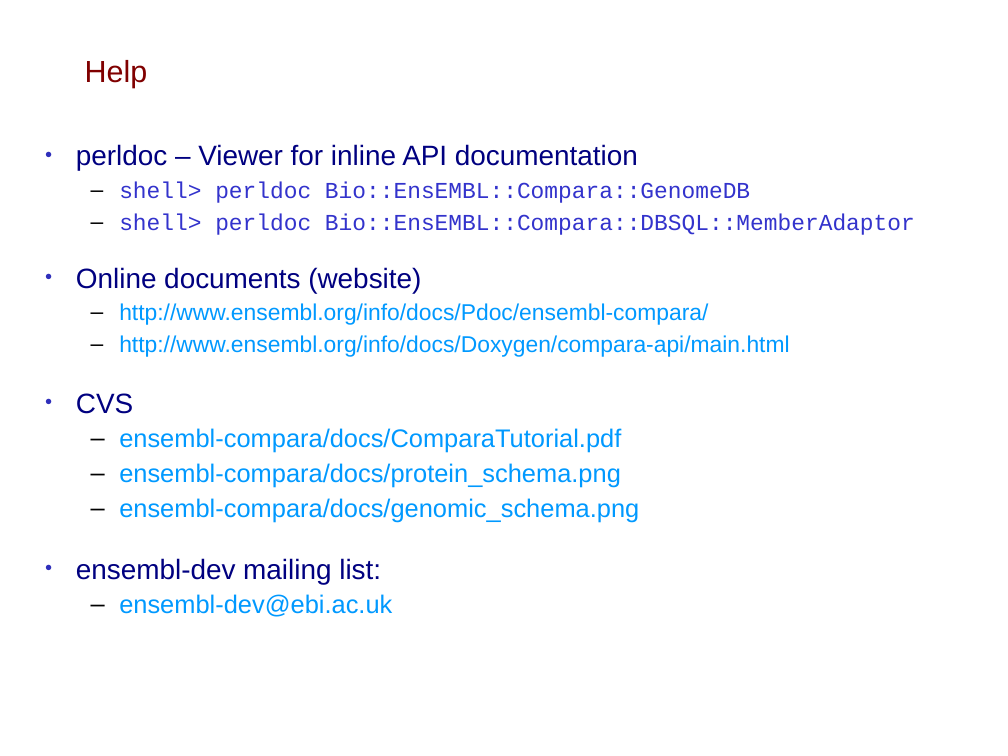
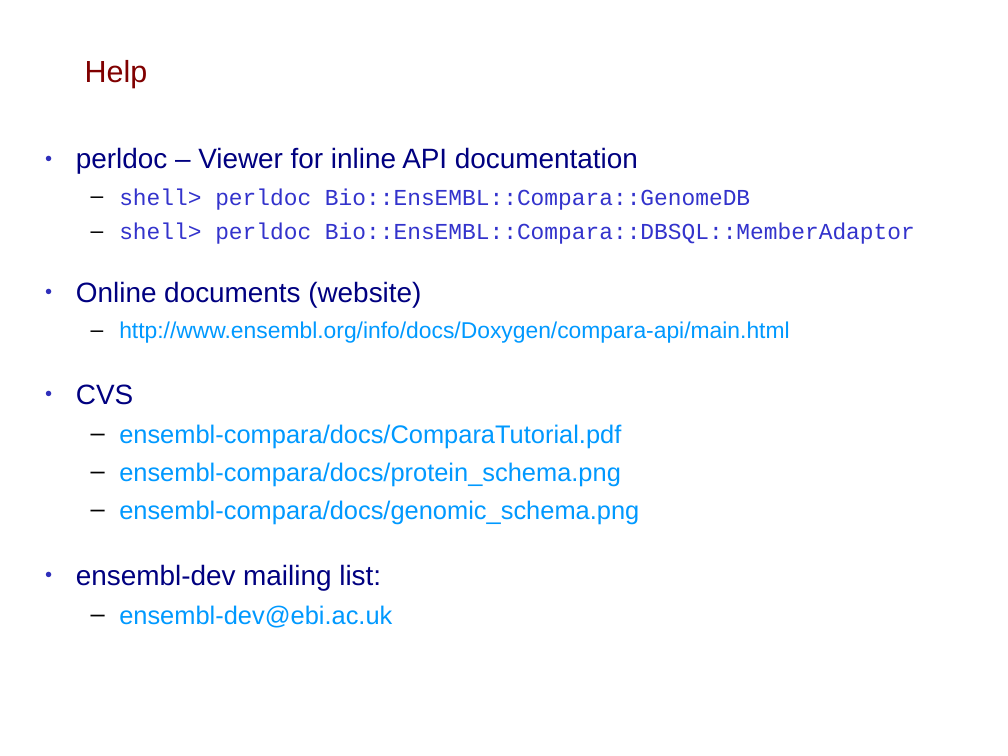
Before and after one commit to Ensembl/ensembl-compara, a slide deck: slide 4 of docs/API_workshop_slides.gene_part.odp (slide 5 before the commit). Drawn at 1008x756 pixels with LibreOffice and Linux fonts; fonts in the diff are those of the drawing; background and template pictures are left out. Boxes give left, top, right and bottom in pixels: in the first picture for what was removed or moved away, otherwise in the second. Text is boxed around its words. In the diff, an @@ line names an element or a change of style, - is before the commit and + after.

```diff
--- a/docs/API_workshop_slides.gene_part.odp
+++ b/docs/API_workshop_slides.gene_part.odp
@@ text "perldoc – Viewer for inline ..." at [76,147,915,628]: line spacing 0.83 to 0.93; line spacing 0.94 to 1.04; line spacing 0.73 to 0.83 @@
@@ text at [119,303,708,325]: paragraph removed @@
-  – http://www.ensembl.org/info/docs/Pdoc/ensembl-compara/
```
Also in this commit, not shown: 11 other slides changed, 1 slide removed, 3 other files.
